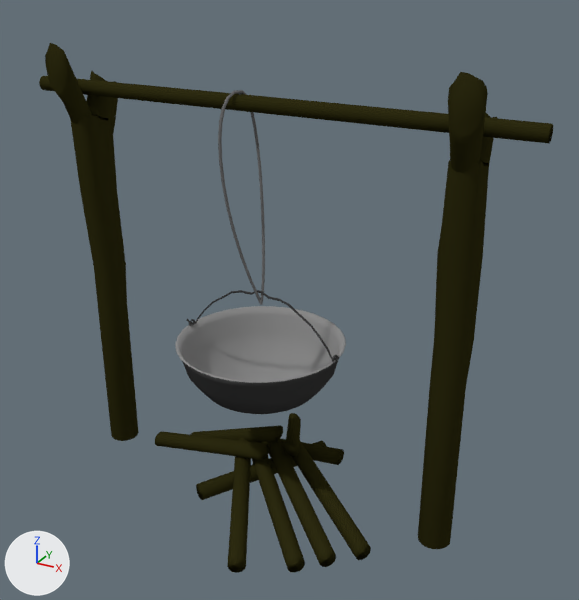
One commit to the Blender file Models/cauldron.blend: the scene before it, then after it.
Camera for both pictures: a 50 mm lens placed at (1.35, -2.25, 1.92), pointed at (0.1, 0.02, 0.78). The lights are fixed; the arrows at lower left show +X, +Y and +Z.
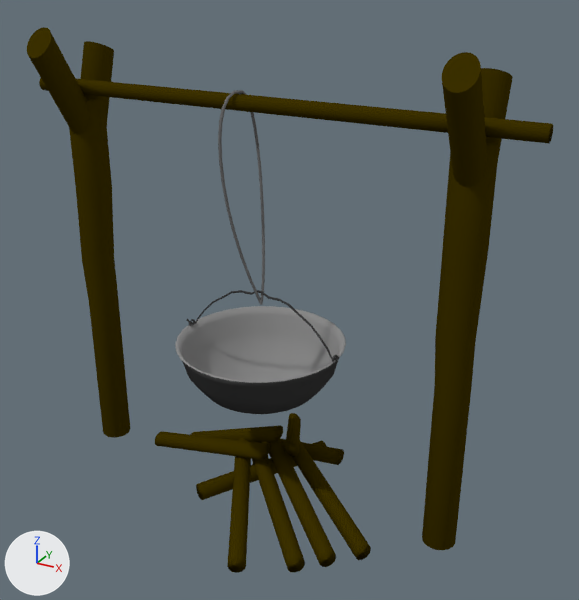
Diff of the bpy script that builds the scene:
```diff
--- a/Models/cauldron.blend.py
+++ b/Models/cauldron.blend.py
@@ mat_material_006 @@
+mat_material_006 = diffuse_material('Material.006')
+mat_material_006.base_color = (0.047, 0.0318, 0.000146)  # brown #3d3200
@@ me_cylinder_004 @@
 # used by ob_cylinder_001; location = (0.7, 0.0, 0.3); rotation_euler = (0.0, 0.0, -1.571), in degrees (0, 0, -90); scale = (0.0581, 0.0581, 0.309)
-me_cylinder_004.from_pydata(...)  # 156 vertices, 119 faces; spans x -1.84..2.84, y -1.03..1.32, z -1.0..4.29
+me_cylinder_004.from_pydata(...)  # 203 vertices, 130 faces; spans x -3.67..2.68, y -1.03..1.26, z -1.0..4.38
+# me_cylinder_004 part 1: a new loose piece of 64 vertices spanning x -0.48..2.68, y -0.97..0.87, z 3.1..4.17, in mat_material_006 (brown #3d3200)
+# me_cylinder_004 part 2
+# 84 vertices are removed from x -1.84..2.84, y -0.82..1.32, z 2.62..4.29
+# 69 faces are deleted
+# 12 vertices move from x -1.22..2.55, y -0.7..1.0, z 2.61..4.28 to x -0.87..1.38, y -0.84..1.16, z 2.9..3.54
+# 34 vertices are added at x -3.67..0.49, y -0.77..0.91, z 2.99..4.38
+# 7 new vertices lie (0.0, 0.0, 1.04) away from vertices in x -0.58..1.43, y -1.03..1.26, z 2.5
+# 12 new vertices lie (3.68, 0.0, -1.21) away from vertices in x -3.67..-2.53, y -0.77..0.91, z 4.08..4.37
+# 8 new vertices lie (3.68, 0.0, -1.2) away from vertices in x -3.66..-2.5, y -0.71..0.66, z 4.08..4.37
+# 6 new vertices lie (3.69, 0.0, -1.2) away from vertices in x -3.63..-2.59, y -0.71..0.84, z 4.09..4.35
+# 34 new faces join them
+# 12 new faces join them, smooth
+# me_cylinder_004 part 3: 50 faces spanning x -1.07..1.43, y -1.03..1.26, z -1.0..3.54 switch from mat_material_001 (dark yellow #2e2c12) to mat_material_006 (brown #3d3200)
+# me_cylinder_004 part 4: the surface is now shaded flat
@@ me_cylinder_000 @@
+me_cylinder_000.from_pydata(...)  # 203 vertices, 130 faces; spans x -3.67..2.68, y -1.03..1.26, z -1.0..4.38
+me_cylinder_000.materials.append(mat_material_006)  # brown #3d3200
@@ ob_cylinder @@
-ob_cylinder = bpy.data.objects.new('Cylinder', me_cylinder_001)
-ob_cylinder.location = (-0.7, 0.0, 0.3)
-ob_cylinder.rotation_euler = (0.0, 0.0, -1.776)  # degrees (0, 0, -102)
-ob_cylinder.scale = (0.0581, 0.0581, 0.309)
@@ ob_cylinder_001 @@
 ob_cylinder_001 = bpy.data.objects.new('Cylinder.001', me_cylinder_004)
-ob_cylinder_001.location = (0.7, 0.0, 0.3)
-ob_cylinder_001.rotation_euler = (0.0, 0.0, -1.571)  # degrees (0, 0, -90)
+ob_cylinder_001.location = (-0.723, -0.023, 0.323)
+ob_cylinder_001.rotation_euler = (0.0, 0.0, 1.571)  # degrees (0, 0, 90)
 ob_cylinder_001.scale = (0.0581, 0.0581, 0.309)
@@ ob_cylinder_000 @@
+ob_cylinder_000 = bpy.data.objects.new('Cylinder.000', me_cylinder_000)
+ob_cylinder_000.location = (0.723, -0.023, 0.323)
+ob_cylinder_000.rotation_euler = (0.0, 0.0, 1.571)  # degrees (0, 0, 90)
+ob_cylinder_000.scale = (0.0581, 0.0581, 0.309)
```

Location of each change, [x1, y1, x2, y2] in pixels of the pictures (579 x 600 px; the box of a moved part takes in the faces that stretch with it):
'Cylinder.001', reshaped, moved, turned
    before: [418, 72, 497, 549]
    after: [27, 27, 130, 438]
'Cylinder.000', added (brown)
    after: [422, 52, 513, 550]
'Cylinder', deleted
    before: [45, 43, 139, 441]
part 1 of me_cylinder_004, added (brown)
    after: [81, 41, 114, 126]
part 2 of me_cylinder_004, moved or reshaped
    before: [438, 72, 497, 263]
    after: [27, 27, 112, 189]
part 3 of me_cylinder_004, recoloured
    before: [418, 253, 483, 549]
    after: [76, 185, 130, 438]
